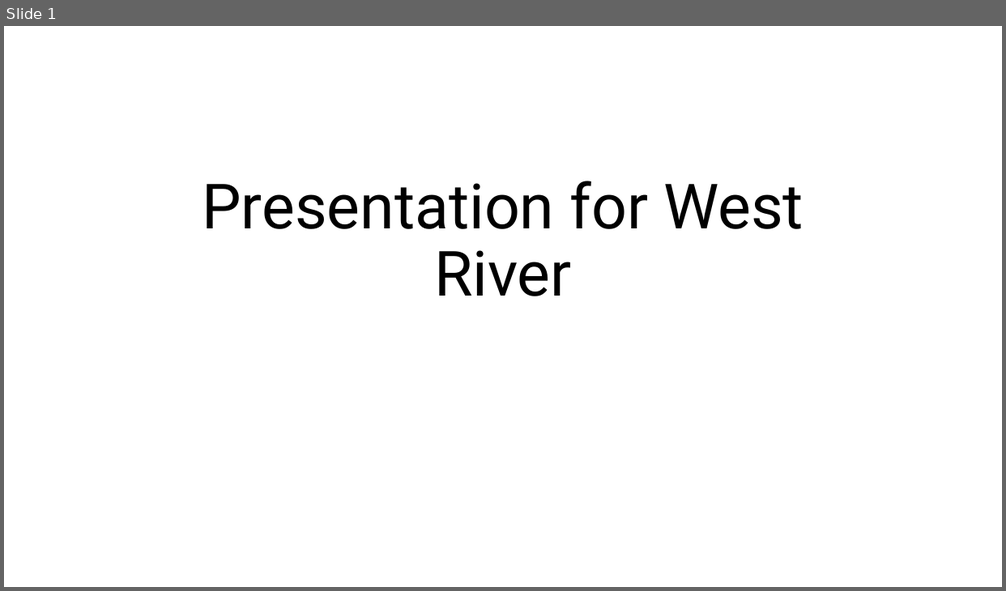
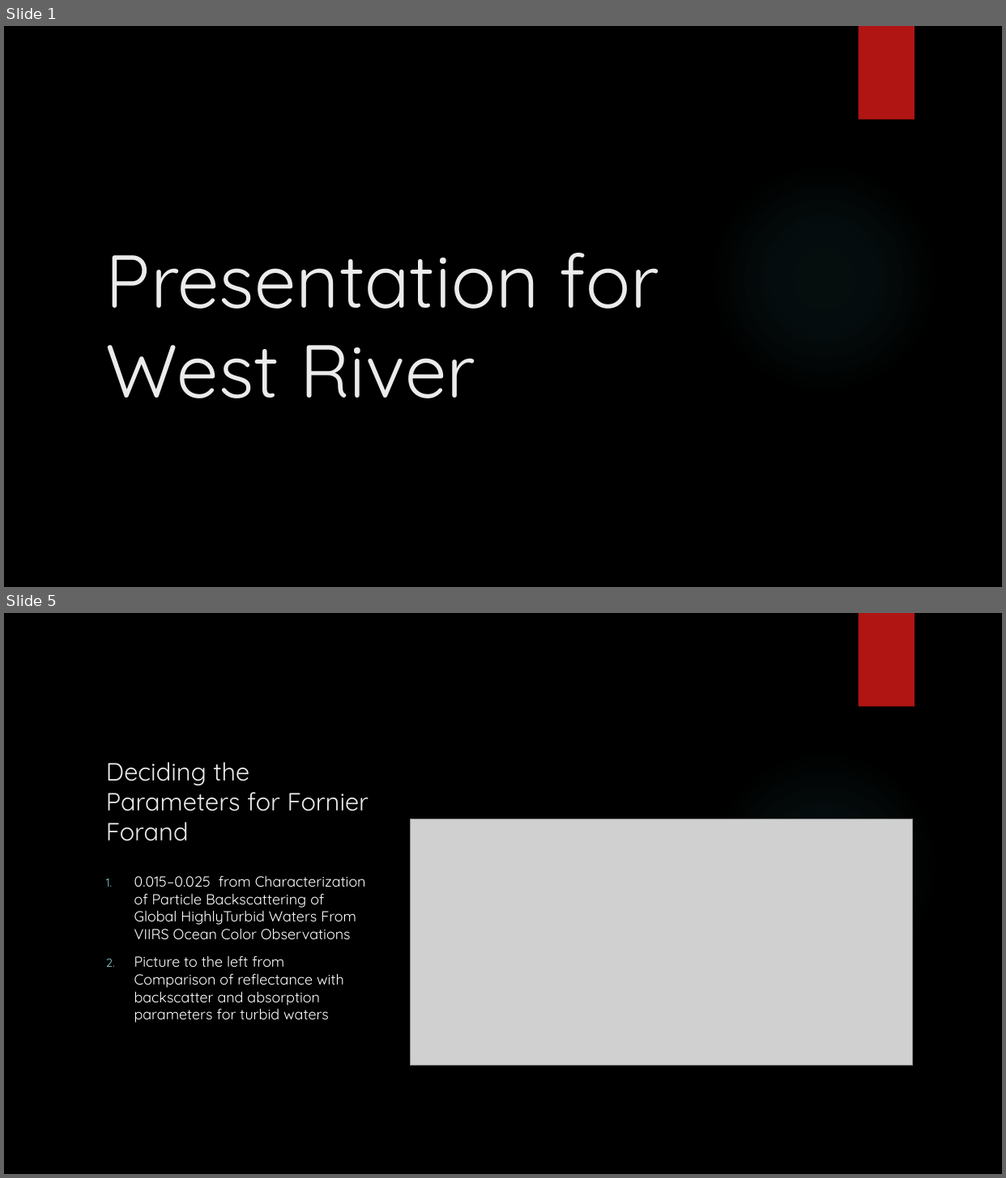
Before and after one commit to KAANVOLKAN05/GPGPU_Research, a slide deck: MonteCarlo/MonteCarloProj/Presentation for West River.pptx. Shown one above the other, each under a label of ours: slide 1 before the commit, slides 1 and 5 after it; the slides between them are not shown. The pictures are 1006x591 and 1006x1178 pixels, drawn with LibreOffice and Linux fonts; fonts in the diff are those of the drawing; grey boxes stand for pictures; background and template pictures are left out. Boxes give left, top, right and bottom in pixels: in the first picture for what was removed or moved away, otherwise in the second. Text is boxed around its words. In the diff, an @@ line names an element or a change of style, - is before the commit and + after.

```diff
--- a/MonteCarlo/MonteCarloProj/Presentation for West River.pptx
+++ b/MonteCarlo/MonteCarloProj/Presentation for West River.pptx
@@ slide 5 added at bbox=[4, 613, 1002, 1174], background picture (left out); not listed: 2 template elements that a slide beside it also shows @@
@@ title added at bbox=[106, 762, 369, 841], 24 pt, text #EBEBEB @@
+Deciding the Parameters for Fornier Forand
@@ picture added at bbox=[410, 819, 912, 1065] @@
@@ text added at bbox=[134, 875, 366, 1023], 14 pt, text #FFFFFF @@
+1. 0.015–0.025 from Characterization of Particle Backscattering of Global HighlyTurbid Waters From VIIRS Ocean Color Observations
+2. Picture to the left from Comparison of reflectance with backscatter and absorption parameters for turbid waters
@@ slide 1 changed as well @@
@@ background #FFFFFF to picture (left out) @@
@@ rectangle added at bbox=[859, 26, 914, 120], fill #B01513 @@
@@ title "Presentation for West River": place and size @@
-title "Presentation for West River" at bbox=[202, 181, 803, 297]
+title "Presentation for West River" at bbox=[106, 253, 659, 399]
@@ title "Presentation for West River" at bbox=[106, 253, 659, 399]: size 60 to 72 pt, font Roboto to Quicksand, text colour #000000 to #EBEBEB; alignment centre to left; line spacing 0.9 to 1 @@
@@ ellipse added at bbox=[709, 163, 939, 394], fill gradient #50B9C1 @@
```
Also in this commit, not shown: 5 other slides changed, 5 other slides added, 1 slide removed.
